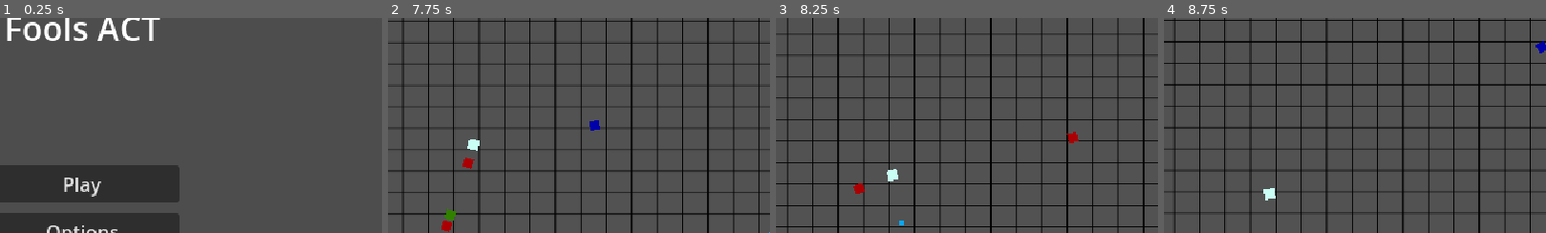
Above: before the commit, frames 1-4 (left to right).
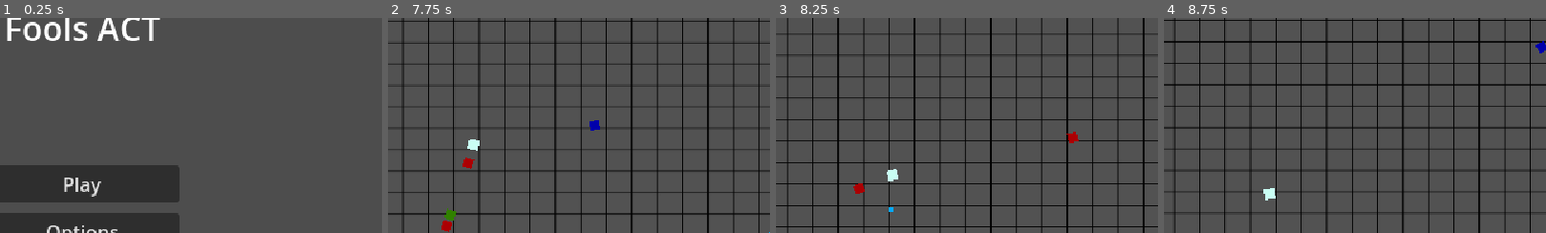
Above: after the commit, the same moments.

Repository: EmpexOri/OperationHavok
Game: Godot game, scene res://Scenes/MenuScene.tscn
The game is run twice, just before and just after one commit, with the same random seed, the same clock (stepped at 60 frames per second) and the same inputs.
Inputs (mouse positions are % of the whole screen's width and height, from its top left):
- Up to frame 1 (0.25 s): no input
- Up to frame 2 (7.75 s): click "Play" at 0.5 s; move the mouse to (72, 45) at 1.27 s; hold D (right) 1.28-2.03 s; click (72, 45) at 1.35 s; move the mouse to (30, 55) at 2.02 s; hold S (down) 2.03-2.78 s; click (30, 55) at 2.1 s; move the mouse to (60, 28) at 2.77 s; hold D (right) 2.78-3.53 s; click (60, 28) at 2.85 s; move the mouse to (45, 70) at 3.52 s; hold W (up) 3.53-4.28 s; click (45, 70) at 3.6 s; move the mouse to (80, 65) at 4.27 s; hold A (left) 4.28-5.78 s; click (80, 65) at 4.35 s; move the mouse to (20, 35) at 5.02 s; click (20, 35) at 5.1 s; move the mouse to (55, 50) at 5.77 s; hold S (down) 5.78-6.53 s; click (55, 50) at 5.85 s; move the mouse to (35, 25) at 6.52 s; hold D (right) 6.53-7.28 s; click (35, 25) at 6.6 s; move the mouse to (72, 45) at 7.27 s; hold W (up) from 7.28 s (still down); click (72, 45) at 7.35 s
- Up to frame 3 (8.25 s): move the mouse to (30, 55) at 8.02 s; release W (up) at 8.03 s; hold D (right) from 8.03 s (still down); click (30, 55) at 8.1 s
- Up to frame 4 (8.75 s): keep holding D (right)
The pictures show only the part of the screen within x 40-90%, y 9-59%; the shares and areas given below are measured in that part.

Frames 1-2 are identical in both runs. In frame 3, less than 0.1% of the frame differs, in the area x 29-34%, y 88-97%; in frame 4, nothing differs.

Commit message:
Factor delta into interpolation in xp movement

Diff:
--- a/Assets/Scripts/Misc/xp.gd
+++ b/Assets/Scripts/Misc/xp.gd
@@ -6,7 +6,7 @@
 var separation_force = 1
 var cohesion_distance = 50.0
 var cohesion_force = 1
-var smoothing = 0.1
+var smoothing = 10
 var target_velocity = Vector2.ZERO
 
 var pickup_range = 150
@@ -27,7 +27,7 @@
 		var distance_to_player = global_position.distance_to(player_position)
 		if distance_to_player < pickup_range:
 			player_in_range = true
-		if distance_to_player < 5:
+		if distance_to_player < 10:
 			queue_free()
 
 	if player_in_range:
@@ -48,7 +48,7 @@
 		if player_position:
 			var direction_to_player = (player_position - global_position).normalized()
 			var final_direction = direction_to_player + separation_vector + cohesion_vector
-			target_velocity = target_velocity.lerp(final_direction * speed, smoothing)
+			target_velocity = target_velocity.lerp(final_direction * speed, smoothing * delta)
 		else:
 			target_velocity = Vector2.ZERO
 
